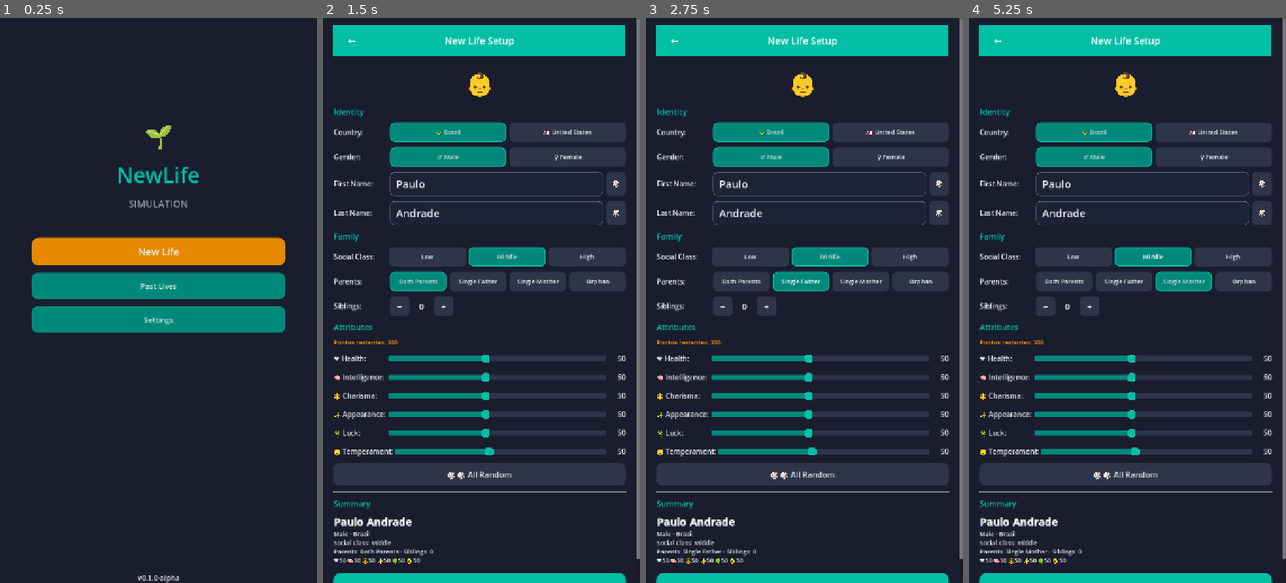
Above: before the commit, frames 1-4 (left to right).
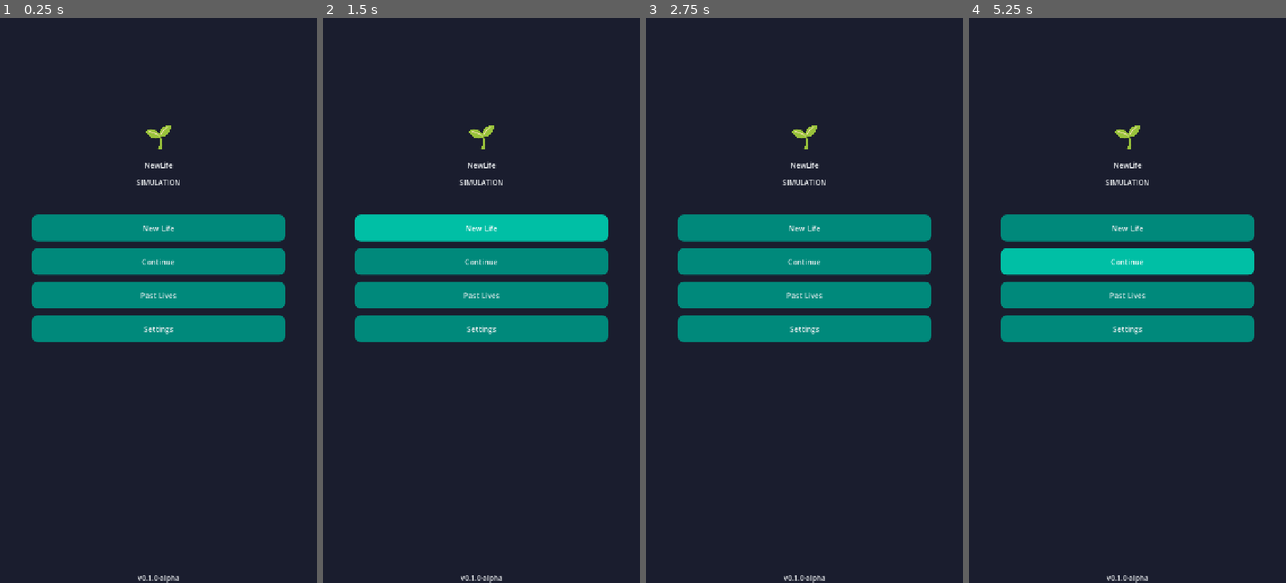
Above: after the commit, the same moments.

Repository: raphahgomes/NewLife_Simulation
Game: Godot game, scene res://scenes/screens/MainMenu.tscn
Two runs of this game, one before a commit and one after it. Both use one fixed random seed, a clock stepped at 60 frames per second and the inputs below. Sound files missing from this copy of the repository are replaced by a short silence.
Inputs (mouse positions are in pixels of both pictures, inside the frame that each line leads up to):
- Up to frame 1 (0.25 s): no input
- Up to frame 2 (1.5 s): click "New Life" at 0.5 s; click (481, 227) at 1.25 s, where only the run after the commit has a clickable "New Life"
- Up to frame 3 (2.75 s): click (801, 283) at 2 s, where only the run before the commit has a clickable "Single Father"
- Up to frame 4 (5.25 s): click (1124, 283) at 2.75 s, where only the run before the commit has a clickable "Single Father"; click (1184, 283) at 3.5 s, where only the run before the commit has a clickable "Single Mother"; click (1184, 283) at 4.25 s, where only the run before the commit has a clickable "Single Mother"; click (1127, 260) at 5 s, where only the run after the commit has a clickable "Continue"

The runs differ from the first frame. In frame 1, 14% of the frame differs, in the area x 10-90%, y 25-58%; in frame 2, 40%; in frame 3, 40%; in frame 4, 40%, in the area x 3-100%, y 0-100%.
Error after the commit: Parse Error: Could not parse global class "Character" from "res://scripts/data_models/Character.gd". (res://scripts/autoloads/SaveManager.gd:23)

Commit message:
Add hidden Character fields; update roadmap
MASTER_PLAN.md: update sprint statuses to reflect partial progress and replace immediate action bullets with a numbered, actionable to-do list (events volume, assets placeholders, UI extraction, black market data). scripts/data_models/Character.gd: extend character save/load to include many new hidden/state fields (stress, sanity, criminal_record, fame, family_* fields, emotional_tags, parents info, siblings, pets, talents, inventory handling, social_class, etc.) with sensible defaults so these values persist across saves. These changes prepare the game systems (family, reputation, sanity/stress, black market items) and align the roadmap with current development priorities.

Diff:
--- a/scripts/data_models/Character.gd
+++ b/scripts/data_models/Character.gd
@@ -198,6 +198,10 @@
 		"happiness": happiness,
 		"morality": morality,
 		"mental_stability": mental_stability,
+		"stress": stress,
+		"sanity": sanity,
+		"criminal_record": criminal_record,
+		"fame": fame,
 		"attachment_profile": attachment_profile,
 		"cognitive_development": cognitive_development,
 		"trauma": trauma,
@@ -208,6 +212,26 @@
 		"assets_value": assets_value,
 		"inventory": inventory,
 		"social_class": social_class,
+		"family_hidden_wealth": family_hidden_wealth,
+		"family_stress_level": family_stress_level,
+		"family_sanity": family_sanity,
+		"family_status": family_status,
+		"emotional_tags": emotional_tags,
+		"parents_depressed": parents_depressed,
+		"mother_luck": mother_luck,
+		"father_luck": father_luck,
+		"mother_age": mother_age,
+		"father_age": father_age,
+		"mother_health": mother_health,
+		"father_health": father_health,
+		"mother_happiness": mother_happiness,
+		"father_happiness": father_happiness,
+		"mother_fertility": mother_fertility,
+		"father_fertility": father_fertility,
+		"siblings_count": siblings_count,
+		"dead_siblings": dead_siblings,
+		"pets": pets,
+		"talents": talents,
 		"traits": traits,
 		"current_career": current_career,
 		"career_years": career_years,
@@ -217,21 +241,46 @@
 		"relationships": rel_dicts,
 		"event_log": event_log,
 		"seen_events": seen_events,
-		"world_seed": world_seed,
-		"statistics": statistics
-	}
-
-static func from_save_dict(d: Dictionary) -> Character:
-	var c := Character.new()
-	c.first_name = d.get("first_name", "")
-	c.last_name = d.get("last_name", "")
-	c.gender = d.get("gender", "male")
-	c.country = d.get("country", "BR")
-	c.birth_year = d.get("birth_year", 2000)
-	c.age = d.get("age", 0)
-	c.alive = d.get("alive", true)
-	c.cause_of_death = d.get("cause_of_death", "")
-	c.life_phase = d.get("life_phase", LifePhase.BABY)
+		"stress = d.get("stress", 0)
+	c.sanity = d.get("sanity", 100)
+	c.criminal_record = d.get("criminal_record", false)
+	c.fame = d.get("fame", 0)
+	c.attachment_profile = d.get("attachment_profile", 50)
+	c.cognitive_development = d.get("cognitive_development", 50)
+	c.trauma = d.get("trauma", 0)
+	c.money = d.get("money", 0.0)
+	c.salary = d.get("salary", 0.0)
+	c.debt = d.get("debt", 0.0)
+	c.credit_score = d.get("credit_score", 500)
+	c.assets_value = d.get("assets_value", 0.0)
+
+	var inv_array: Array = d.get("inventory", [])
+	c.inventory = []
+	for i in inv_array:
+		c.inventory.append(i as Dictionary)
+
+	c.social_class = d.get("social_class", SocialClass.MIDDLE)
+	c.family_hidden_wealth = d.get("family_hidden_wealth", 5000.0)
+	c.family_stress_level = d.get("family_stress_level", 0.0)
+	c.family_sanity = d.get("family_sanity", 100.0)
+	c.family_status = d.get("family_status", "Casados")
+	c.emotional_tags = Array(d.get("emotional_tags", []), TYPE_STRING, "", null)
+	c.parents_depressed = d.get("parents_depressed", false)
+	c.mother_luck = d.get("mother_luck", 50)
+	c.father_luck = d.get("father_luck", 50)
+	c.mother_age = d.get("mother_age", 25)
+	c.father_age = d.get("father_age", 27)
+	c.mother_health = d.get("mother_health", 80)
+	c.father_health = d.get("father_health", 80)
+	c.mother_happiness = d.get("mother_happiness", 70)
+	c.father_happiness = d.get("father_happiness", 70)
+	c.mother_fertility = d.get("mother_fertility", 80)
+	c.father_fertility = d.get("father_fertility", 80)
+	c.siblings_count = d.get("siblings_count", 0)
+	c.dead_siblings = d.get("dead_siblings", 0)
+	c.pets = Array(d.get("pets", []), TYPE_DICTIONARY, "", null)
+	c.talents = d.get("talents", {})
+
 	c.health = d.get("health", 80)
 	c.intelligence = d.get("intelligence", 50)
 	c.charisma = d.get("charisma", 50)
Not shown, changed: MASTER_PLAN.md
